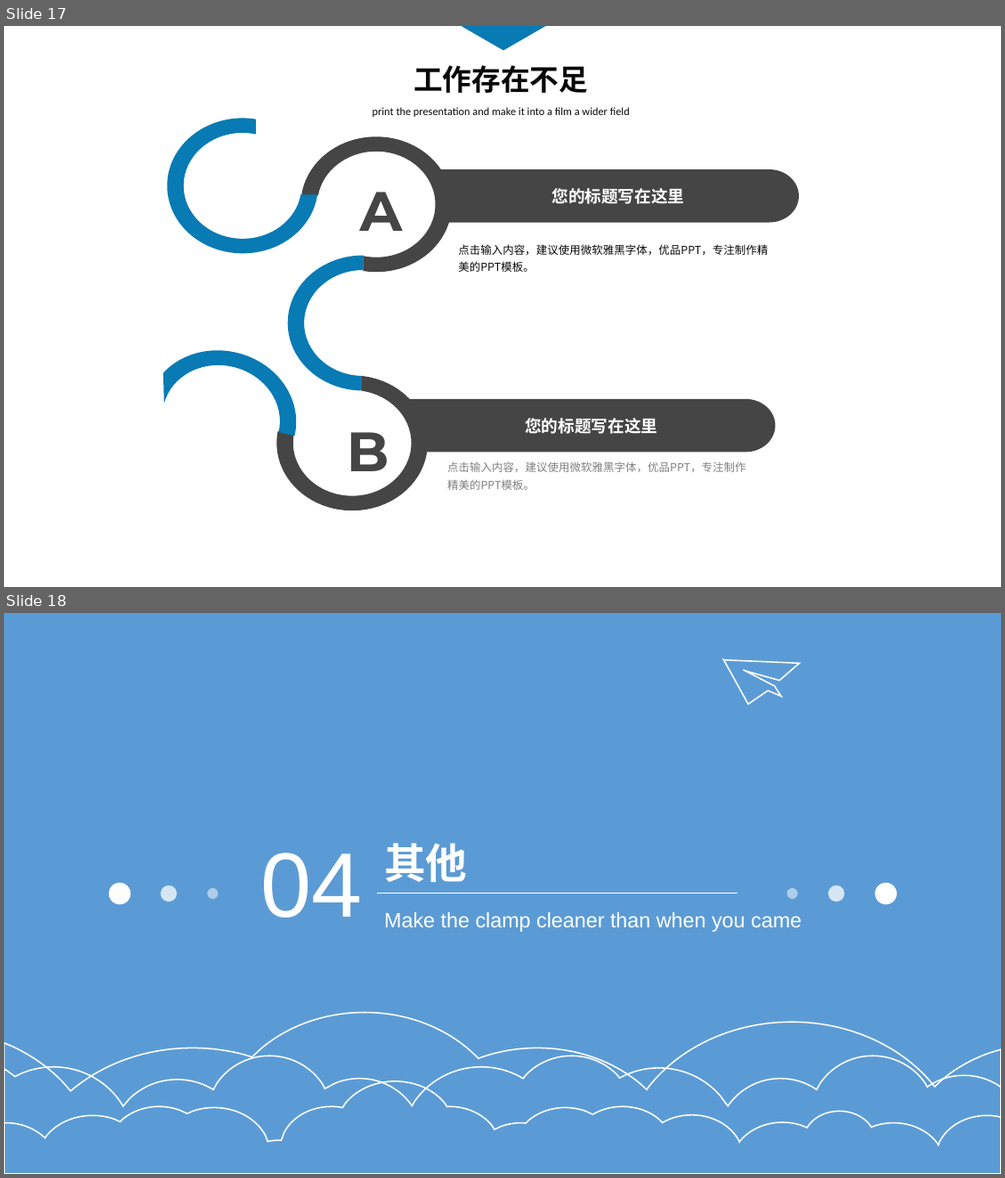
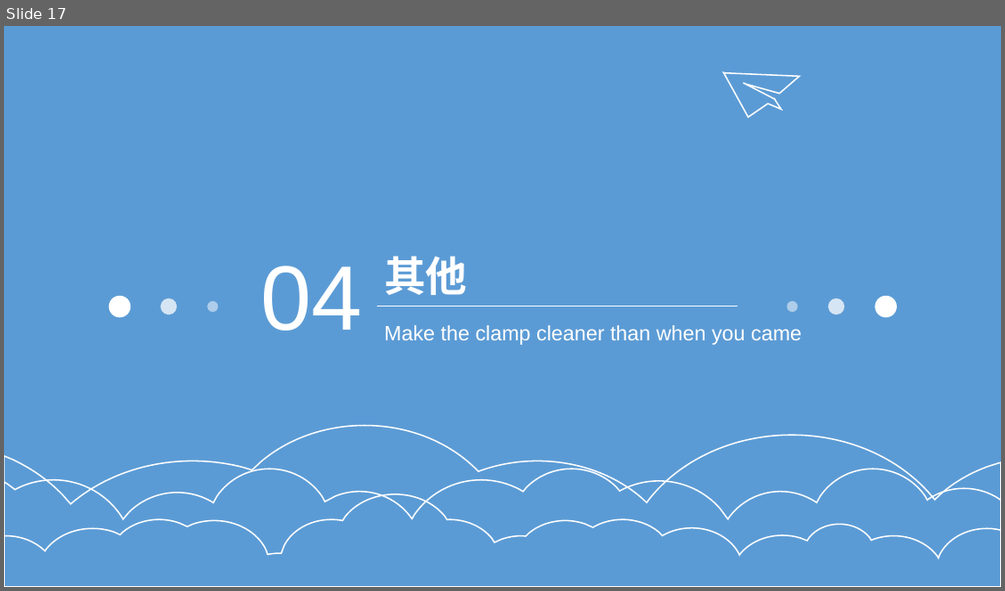
Before and after one commit to touchpillow/ts-demo, a slide deck: ts-分享.pptx. Shown one above the other, each under a label of ours: slides 17 and 18 before the commit, slide 17 after it. The pictures are 1005x1178 and 1005x591 pixels, drawn with LibreOffice and Linux fonts; fonts in the diff are those of the drawing. Boxes give left, top, right and bottom in pixels: in the first picture for what was removed or moved away, otherwise in the second. Text is boxed around its words. In the diff, an @@ line names an element or a change of style, - is before the commit and + after.

```diff
--- a/ts-分享.pptx
+++ b/ts-分享.pptx
@@ slide 17 removed at [4,26,1001,587], background #FFFFFF @@
@@ freeform shape removed at [461,26,546,50] @@
@@ text removed at [413,65,588,93] @@
-工作存在不足
@@ text removed at [372,107,630,117] @@
-print the presentation and make it into a film a wider field
@@ group removed at [156,118,799,510]: 7 freeform shapes, 4 texts @@
-您的标题写在这里
-您的标题写在这里
-A
-B
-点击输入内容，建议使用微软雅黑字体，优品PPT，专注制作精美的PPT模板。
-点击输入内容，建议使用微软雅黑字体，优品PPT，专注制作精美的PPT模板。
@@ what was slide 18 is now slide 17 @@
```
Also in this commit, not shown: 6 slides changed, 1 slide added, 1 other slide removed, 3 other files.
